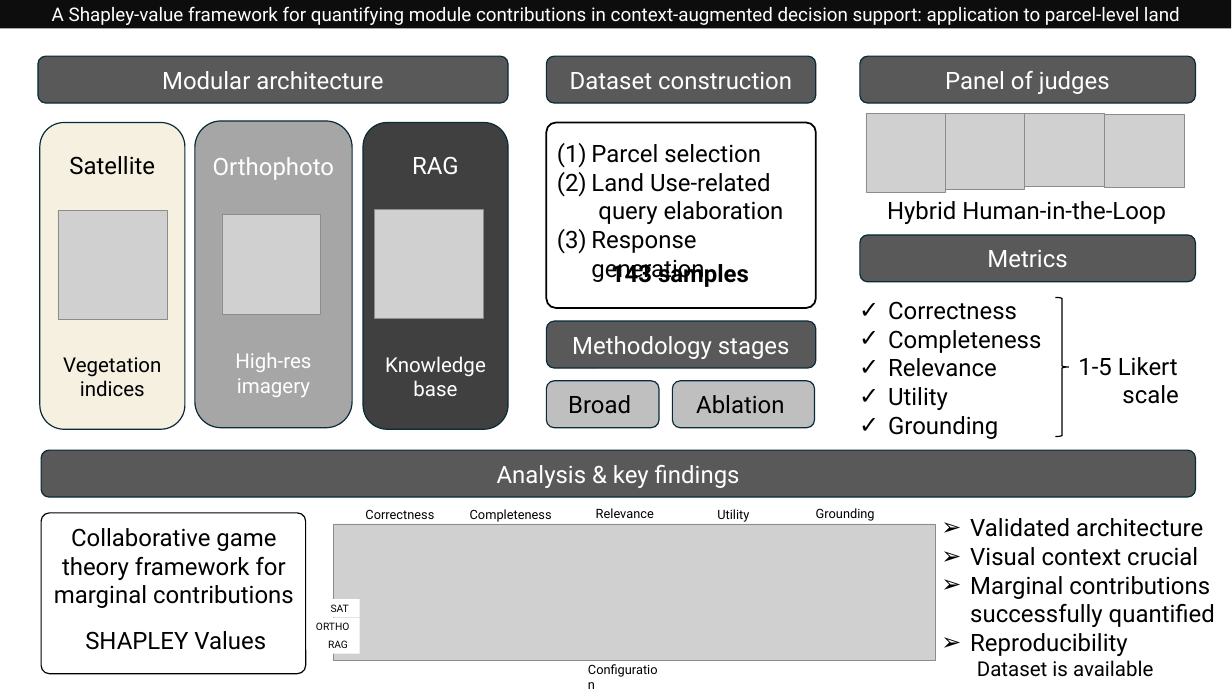
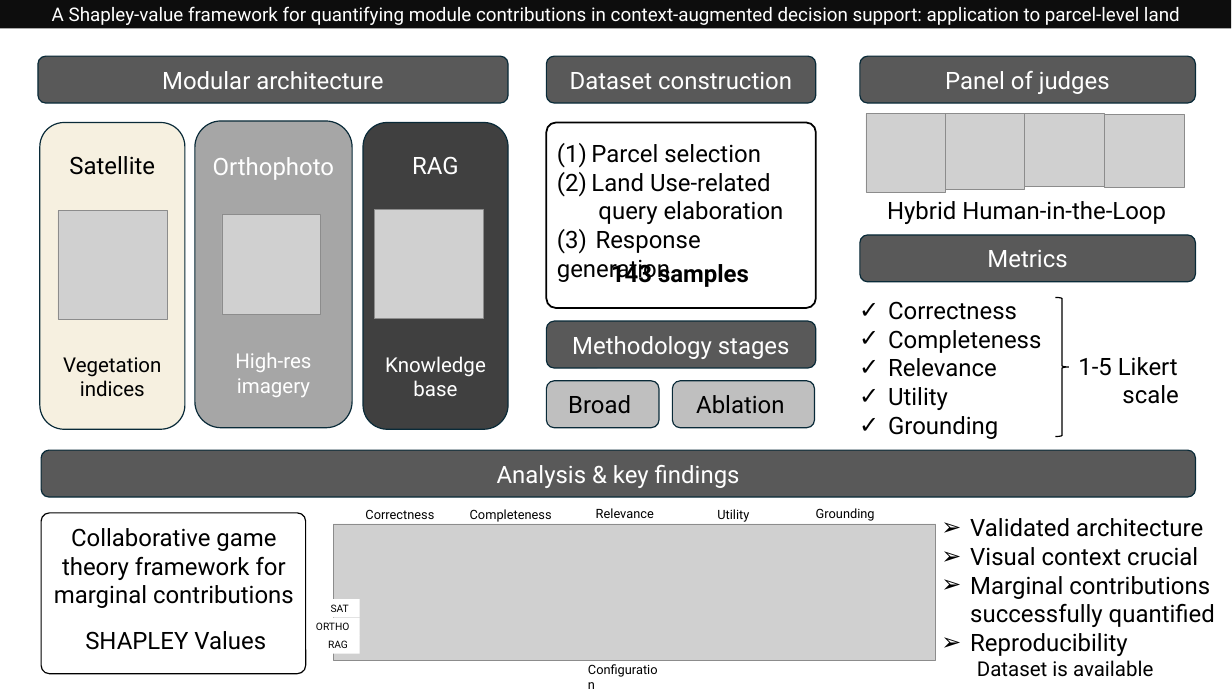
Before and after one commit to juancc-ctic/Evaluation-Framework-for-Multimodal-Language-Models-Applied-to-Geospatial-Open-Data-in-Agriculture, a slide deck: slide 1 of graphical abstract/graphical abstract.pptx. Drawn at 1232x692 pixels with LibreOffice and Linux fonts; fonts in the diff are those of the drawing; grey boxes stand for pictures. Boxes give left, top, right and bottom in pixels: in the first picture for what was removed or moved away, otherwise in the second. Text is boxed around its words. In the diff, an @@ line names an element or a change of style, - is before the commit and + after.

```diff
--- a/graphical abstract/graphical abstract.pptx
+++ b/graphical abstract/graphical abstract.pptx
@@ text at (557, 229, 701, 283): text changed @@
-(1) Response generation
+(3) Response generation
```
Also in this commit, not shown: 27 other files.
